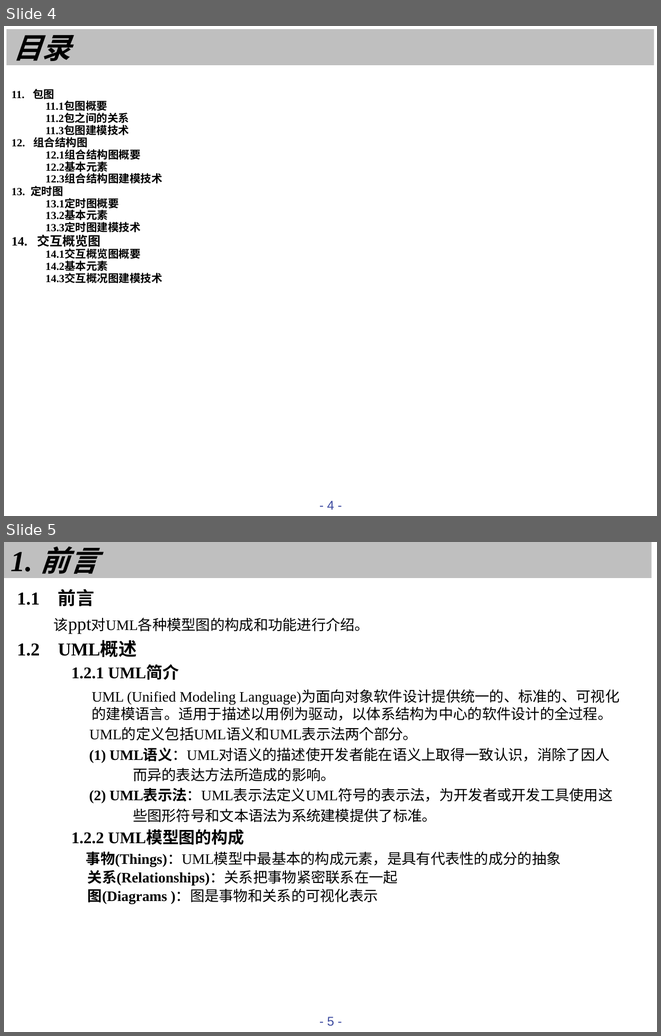
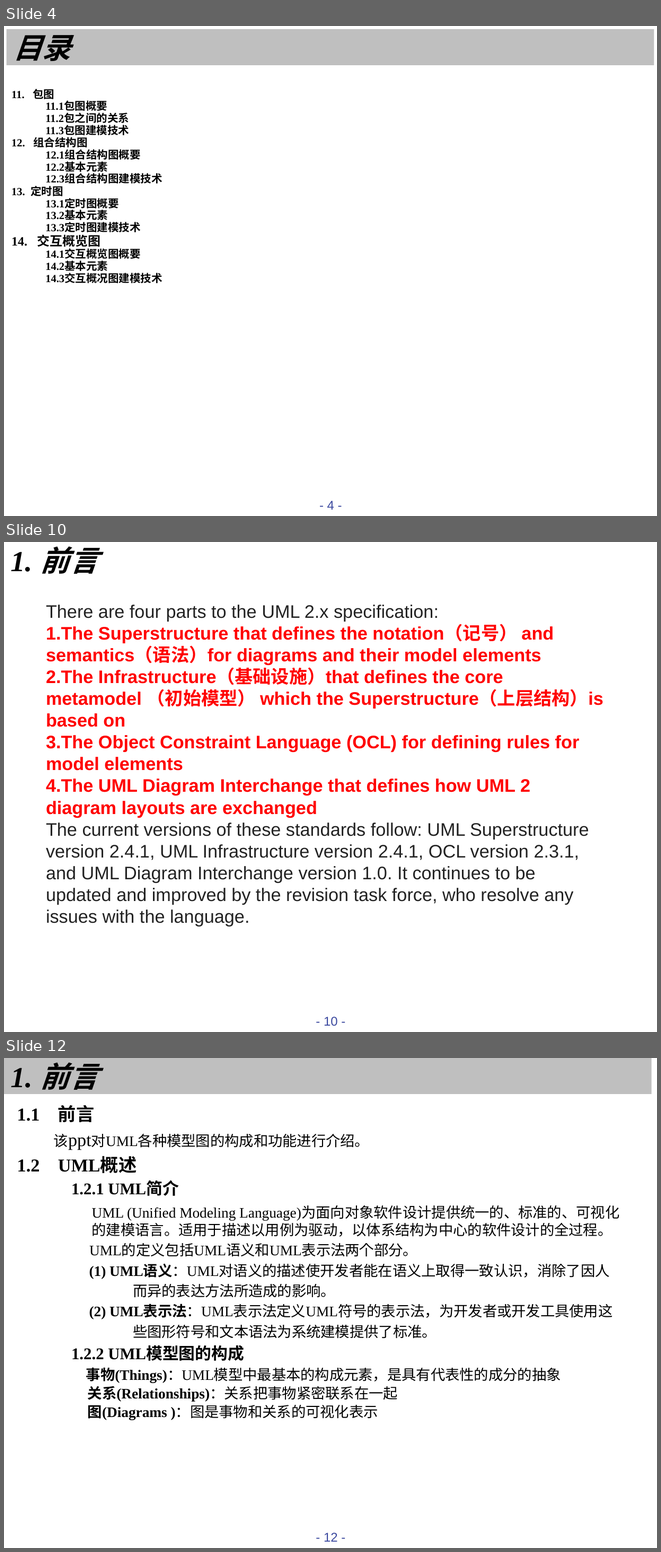
Before and after one commit to tmaczjj/2017work, a slide deck: week4/[prd-03,31501311]uml ppt.pptx. Shown one above the other, each under a label of ours: slides 4 and 5 before the commit, slides 4, 10 and 12 after it; the slides between them are not shown. The pictures are 661x1036 and 661x1552 pixels, drawn with LibreOffice and Linux fonts; fonts in the diff are those of the drawing. Boxes give left, top, right and bottom in pixels: in the first picture for what was removed or moved away, otherwise in the second. Text is boxed around its words. In the diff, an @@ line names an element or a change of style, - is before the commit and + after.

```diff
--- a/week4/[prd-03,31501311]uml ppt.pptx
+++ b/week4/[prd-03,31501311]uml ppt.pptx
@@ slide 10 added at box(4, 542, 657, 1032), background #FFFFFF; not listed: 1 template element that a slide beside it also shows @@
@@ text added at box(10, 546, 99, 574), 32 pt, text #000000, bold, italic @@
+1. 前言
@@ text added at box(46, 605, 603, 904), 20 pt, text #FF0000, bold @@
+There are four parts to the UML 2.x specification:
+1. The Superstructure that defines the notation（记号） and semantics（语法）for diagrams and their model elements
+2. The Infrastructure（基础设施）that defines the core metamodel （初始模型） which the Superstructure（上层结构）is based on
+3. The Object Constraint Language (OCL) for defining rules for model elements
+4. The UML Diagram Interchange that defines how UML 2 diagram layouts are exchanged
+The current versions of these standards follow: UML Superstructure version 2.4.1, UML Infrastructure version 2.4.1, OCL version 2.3.1, and UML Diagram Interchange version 1.0. It continues to be updated and improved by the revision task force, who resolve any issues with the language.
@@ what was slide 5 is now slide 12 @@
@@ page number at box(324, 1532, 338, 1541): text changed @@
-- 5 -
+- 12 -
```
Also in this commit, not shown: 1 slide changed, 7 other slides added.
